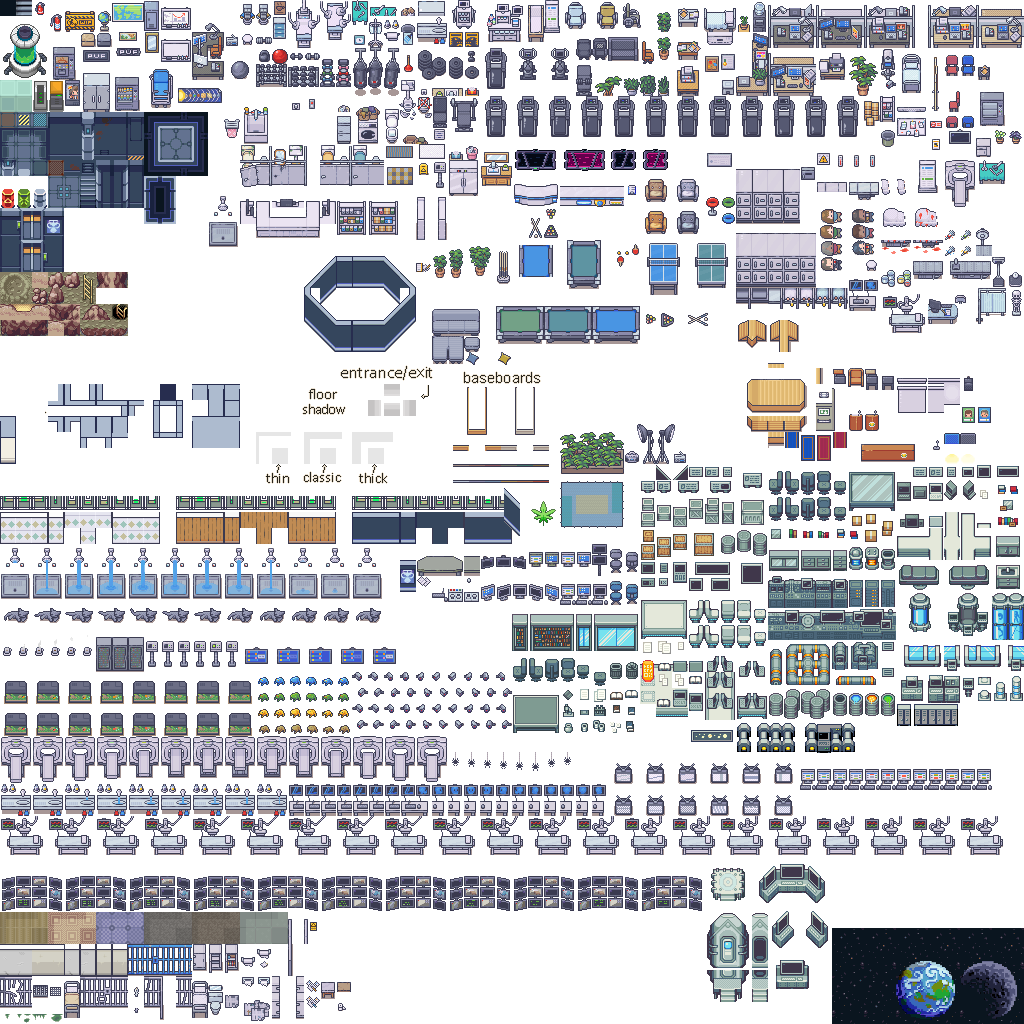
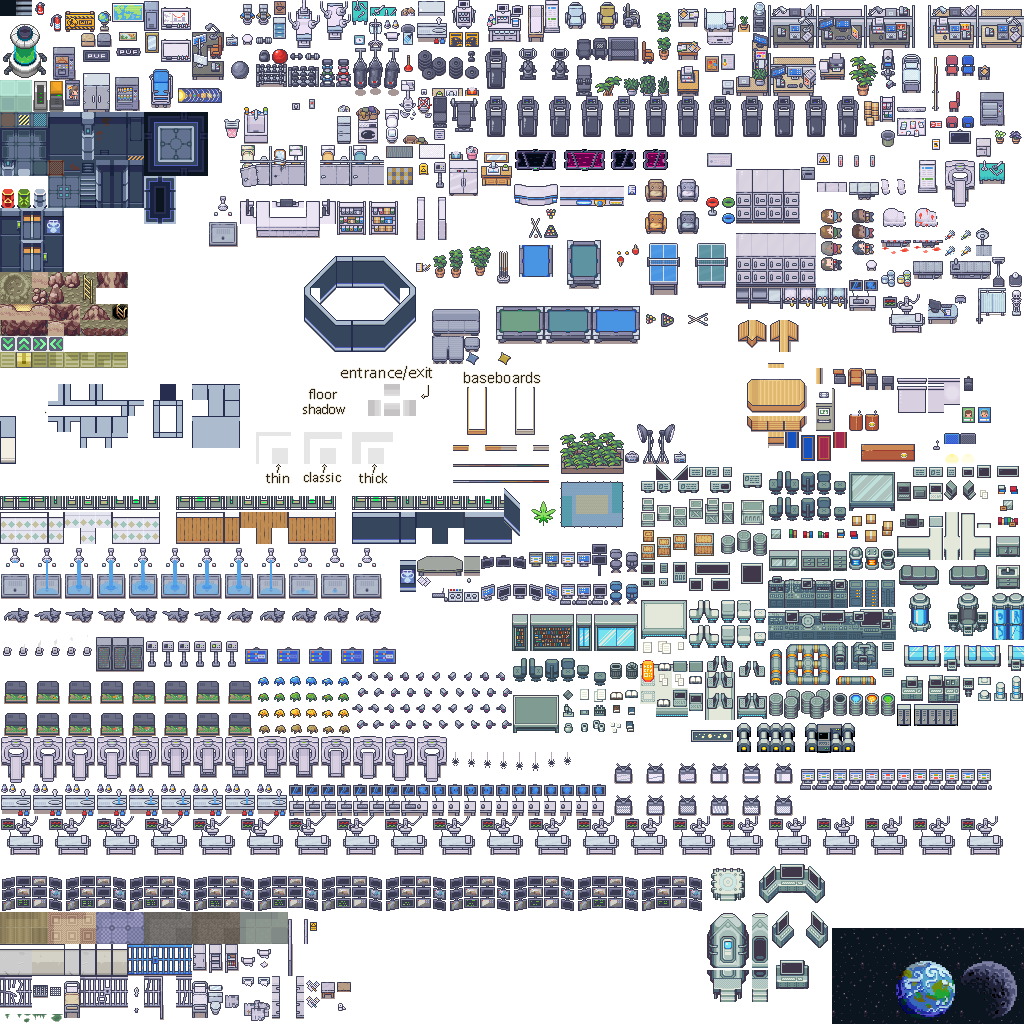
Layers edited between the first and the second 1024 × 1024 image:
added layer "Calque 377" above "Calque 376" over [112, 352, 128, 368]
added layer "Calque 376" above "Calque 375" over [96, 352, 112, 368]
added layer "Calque 375" above "Calque 374" over [80, 352, 96, 368]
added layer "Calque 374" above "Calque 373" over [64, 352, 80, 368]
added layer "Calque 373" above "Calque 372" over [48, 352, 64, 368]
added layer "Calque 372" above "Calque 371" over [32, 352, 48, 368]
added layer "Calque 371" above "Calque 370" over [48, 336, 64, 352]
added layer "Calque 370" above "Calque 369" over [16, 336, 32, 352]
added layer "Calque 369" above "Calque 368" over [32, 336, 48, 352]
added layer "Calque 368" above "Calque 367" over [0, 336, 16, 352]
added layer "Calque 367" above "Calque 366" over [16, 352, 32, 368]
added layer "Calque 366" above "Calque 365" over [0, 352, 16, 368]
